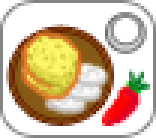
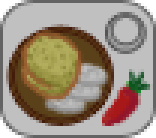
Before/after of a 156px x 138px layered artwork. What changed in the layer stack:
pixels changed over [0, 0, 156, 138] (layer not identified)
